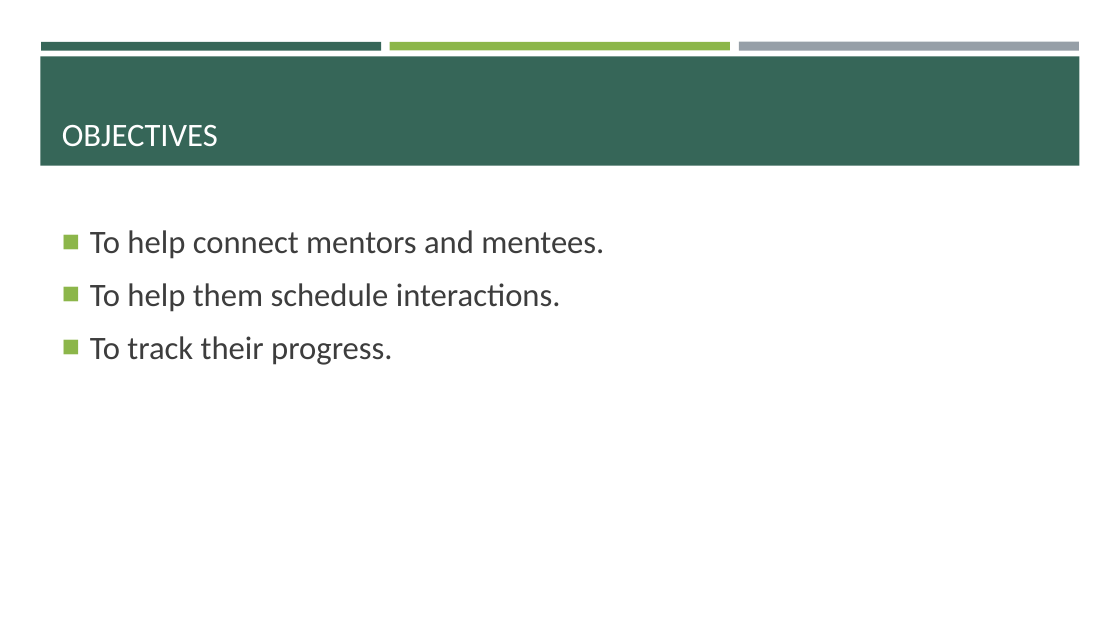
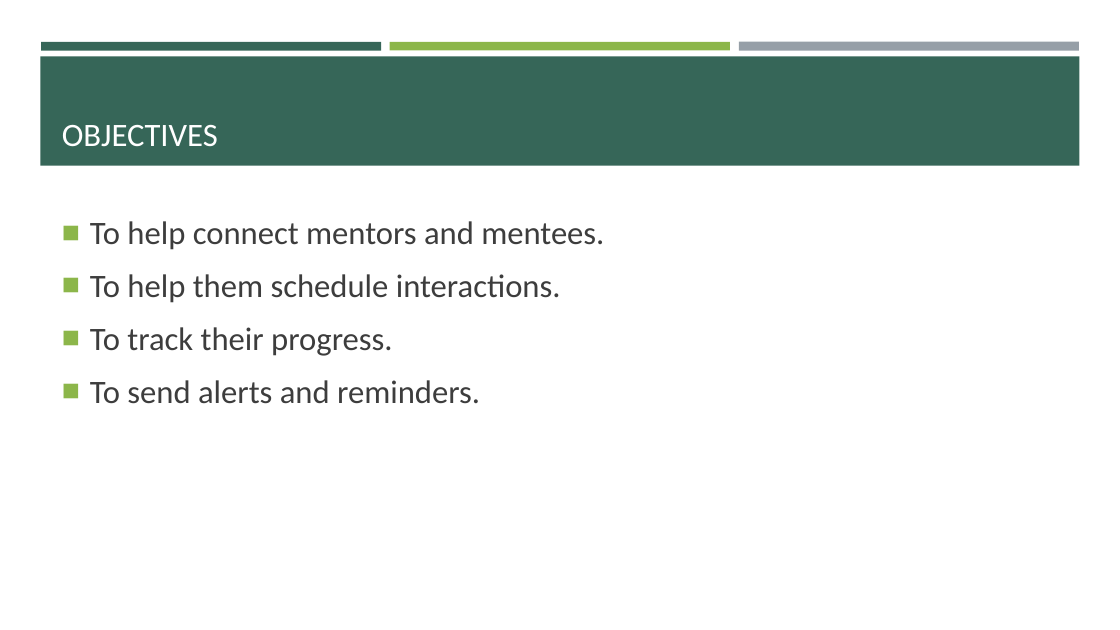
Before and after one commit to Mumbai2016/team-5, a slide deck: slide 2 of katalyst.pptx. Drawn at 1120x630 pixels with LibreOffice and Linux fonts; fonts in the diff are those of the drawing. Boxes give left, top, right and bottom in pixels: in the first picture for what was removed or moved away, otherwise in the second. Text is boxed around its words. In the diff, an @@ line names an element or a change of style, - is before the commit and + after.

Commit message:
ppt3

```diff
--- a/katalyst.pptx
+++ b/katalyst.pptx
@@ text "To help connect mentors and ...": place and size @@
-text "To help connect mentors and ..." at box(90, 230, 604, 365)
+text "To help connect mentors and ..." at box(90, 221, 604, 404)
@@ text at box(90, 380, 480, 404): paragraph added @@
+■ To send alerts and reminders.
```
Also in this commit, not shown: 1 slide added, 1 slide removed.
